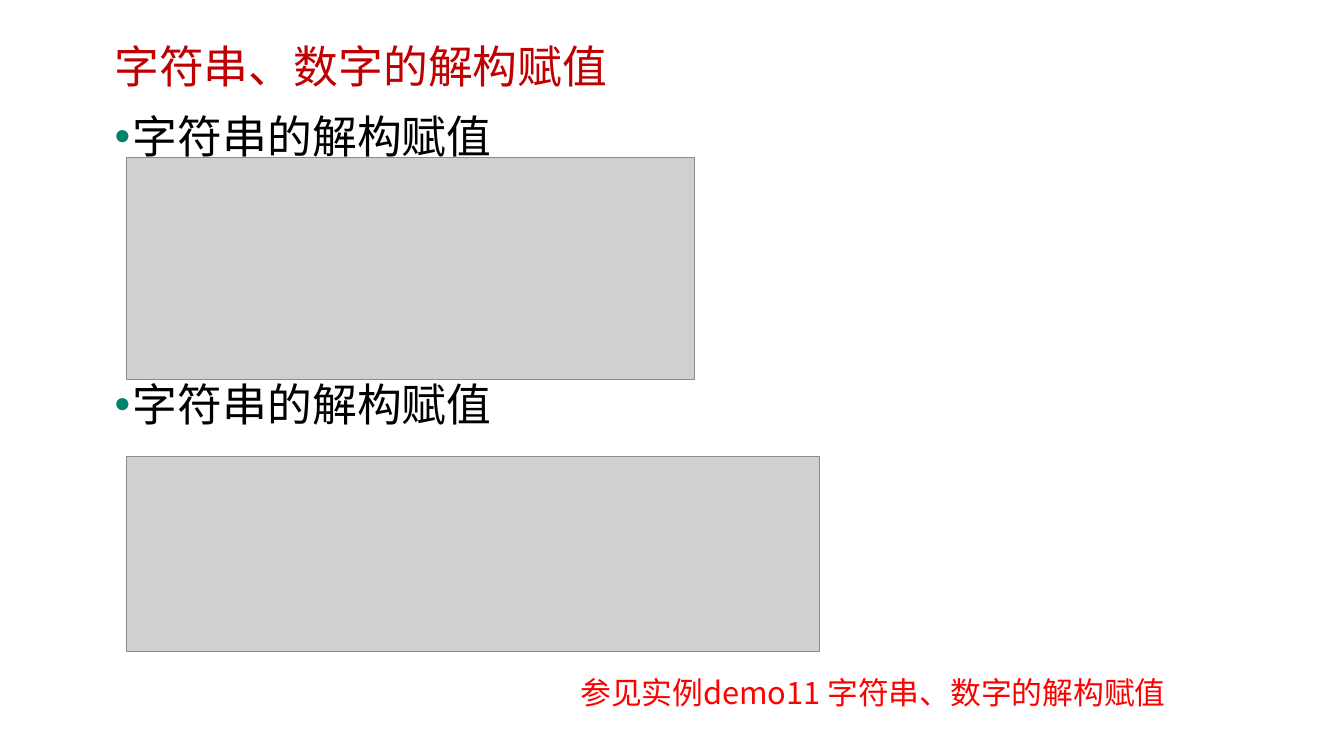
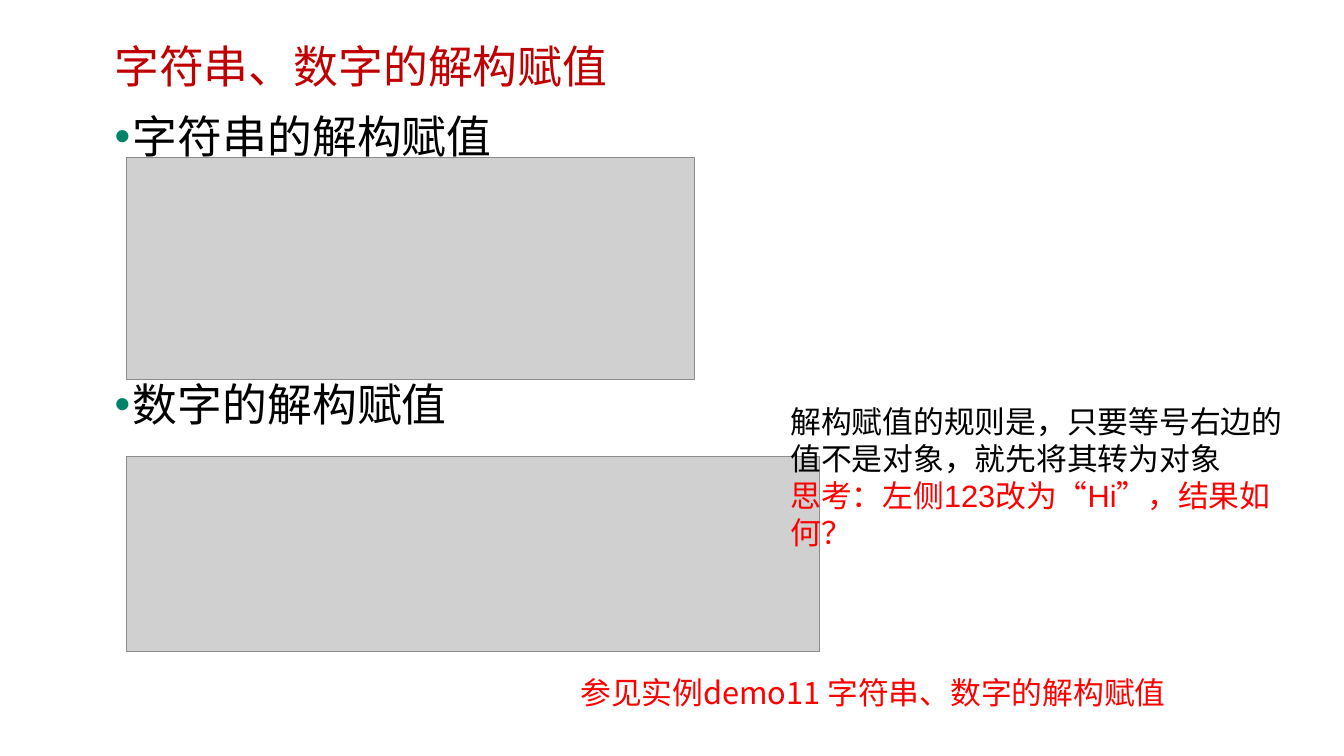
Before and after one commit to edu2act/course-javascript-advanced, a slide deck: slide 23 of 课程PPT/13.ECMAScript 6 一.pptx (slide 22 before the commit). Drawn at 1344x756 pixels with LibreOffice and Linux fonts; fonts in the diff are those of the drawing; grey boxes stand for pictures; background and template pictures are left out. Boxes give left, top, right and bottom in pixels: in the first picture for what was removed or moved away, otherwise in the second. Text is boxed around its words. In the diff, an @@ line names an element or a change of style, - is before the commit and + after.

```diff
--- a/课程PPT/13.ECMAScript 6 一.pptx
+++ b/课程PPT/13.ECMAScript 6 一.pptx
@@ text at <box>133,376,447,425</box>: text changed @@
-• 字符串的解构赋值
+• 数字的解构赋值
@@ text added at <box>790,407,1282,515</box>, 22 pt, text #000000 @@
+解构赋值的规则是，只要等号右边的值不是对象，就先将其转为对象
+思考：左侧123改为“Hi”，结果如何？
```
Also in this commit, not shown: 8 other slides changed, 2 slides added, 11 other files.
